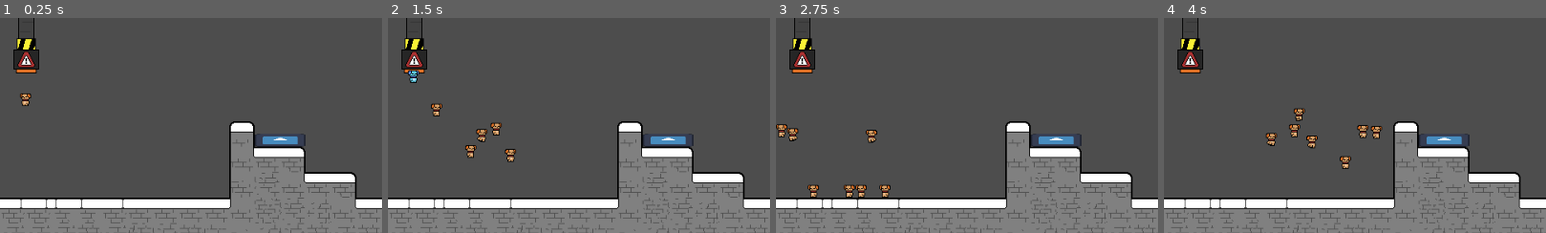
Above: before the commit, frames 1-4 (left to right).
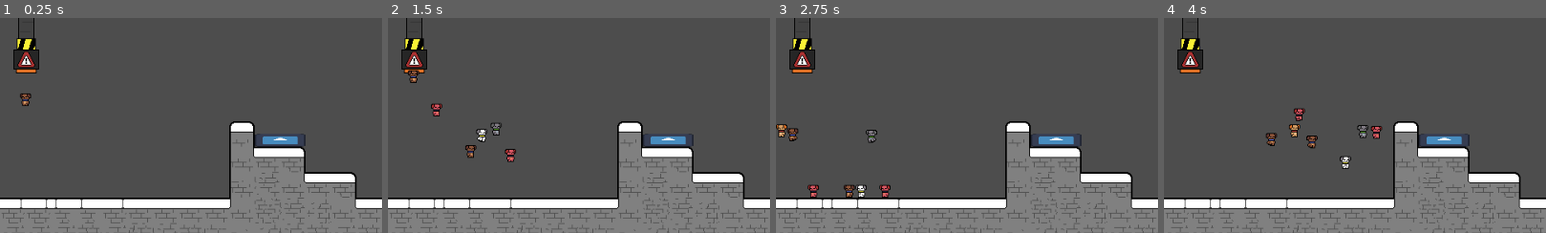
Above: after the commit, the same moments.

Repository: NanoMars/slime-game
Game: Godot game, scene res://game/levels/level_1.tscn
Same seed, same stepped clock (60 frames per second), same inputs: the game is played once before the commit and once after it. The engine's default icon, where the game draws it, is replaced by a stand-in: a white triangle on a blue panel in a dark square. Sound files missing from this copy of the repository are replaced by a short silence.
Inputs:
- Up to frame 1 (0.25 s): no input
- Up to frame 2 (1.5 s): hold W (jump) 0.53-1.28 s; hold D (move_right) from 0.53 s (still down); tap W (jump) at 1.35 s
- Up to frame 3 (2.75 s): tap W (jump) at 1.52, 1.82 s; release D (move_right) at 2.03 s; hold A (move_left) from 2.03 s (still down); hold W (jump) from 2.03 s (still down)
- Up to frame 4 (4 s): release A (move_left) at 2.78 s; release W (jump) at 2.78 s; hold D (move_right) from 2.78 s (still down); tap W (jump) at 2.85, 3.02, 3.32 s; hold W (jump) from 3.53 s (still down)
The pictures show only the part of the screen within x 0-50%, y 29-79%; the shares and areas given below are measured in that part.

The runs differ from the first frame. In frame 1, less than 0.1% of the frame differs, in the area x 5-8%, y 35-41%; in frame 2, 0.5%, in the area x 5-34%, y 24-67%; in frame 3, 0.5%; in frame 4, 0.5%.
Error in both runs: Attempt to call function 'get_theme_stylebox' in base 'null instance' on a null instance. (res://logic/button/button.gd:44)

Commit message:
more assets

Diff:
--- a/player/player.tscn
+++ b/player/player.tscn
@@ -47,6 +47,179 @@
 stream_13/stream = ExtResource("8_bjvpn")
 stream_14/stream = ExtResource("9_s7qer")
 
+[sub_resource type="Animation" id="Animation_bjvpn"]
+length = 0.001
+tracks/0/type = "value"
+tracks/0/imported = false
+tracks/0/enabled = true
+tracks/0/path = NodePath("Sprite2D:scale")
+tracks/0/interp = 1
+tracks/0/loop_wrap = true
+tracks/0/keys = {
+"times": PackedFloat32Array(0),
+"transitions": PackedFloat32Array(1),
+"update": 0,
+"values": [Vector2(1, 1)]
+}
+tracks/1/type = "value"
+tracks/1/imported = false
+tracks/1/enabled = true
+tracks/1/path = NodePath("Sprite2D:frame_coords:x")
+tracks/1/interp = 1
+tracks/1/loop_wrap = true
+tracks/1/keys = {
+"times": PackedFloat32Array(0),
+"transitions": PackedFloat32Array(1),
+"update": 1,
+"values": [0]
+}
+
+[sub_resource type="Animation" id="Animation_knn7v"]
+resource_name = "idle_left"
+length = 0.1
+step = 0.15
+tracks/0/type = "value"
+tracks/0/imported = false
+tracks/0/enabled = true
+tracks/0/path = NodePath("Sprite2D:scale")
+tracks/0/interp = 1
+tracks/0/loop_wrap = true
+tracks/0/keys = {
+"times": PackedFloat32Array(0),
+"transitions": PackedFloat32Array(1),
+"update": 0,
+"values": [Vector2(-1, 1)]
+}
+tracks/1/type = "value"
+tracks/1/imported = false
+tracks/1/enabled = true
+tracks/1/path = NodePath("Sprite2D:frame_coords:x")
+tracks/1/interp = 1
+tracks/1/loop_wrap = true
+tracks/1/keys = {
+"times": PackedFloat32Array(0),
+"transitions": PackedFloat32Array(1),
+"update": 1,
+"values": [0]
+}
+
+[sub_resource type="Animation" id="Animation_g4c7l"]
+resource_name = "idle_right"
+length = 0.1
+step = 0.15
+tracks/0/type = "value"
+tracks/0/imported = false
+tracks/0/enabled = true
+tracks/0/path = NodePath("Sprite2D:scale")
+tracks/0/interp = 1
+tracks/0/loop_wrap = true
+tracks/0/keys = {
+"times": PackedFloat32Array(0),
+"transitions": PackedFloat32Array(1),
+"update": 0,
+"values": [Vector2(1, 1)]
+}
+tracks/1/type = "value"
+tracks/1/imported = false
+tracks/1/enabled = true
+tracks/1/path = NodePath("Sprite2D:frame_coords:x")
+tracks/1/interp = 1
+tracks/1/loop_wrap = true
+tracks/1/keys = {
+"times": PackedFloat32Array(0),
+"transitions": PackedFloat32Array(1),
+"update": 1,
+"values": [0]
+}
+
+[sub_resource type="Animation" id="Animation_uw77l"]
+resource_name = "jump_left"
+length = 0.4
+step = 0.1
+tracks/0/type = "value"
+tracks/0/imported = false
+tracks/0/enabled = true
+tracks/0/path = NodePath("Sprite2D:scale")
+tracks/0/interp = 1
+tracks/0/loop_wrap = true
+tracks/0/keys = {
+"times": PackedFloat32Array(0),
+"transitions": PackedFloat32Array(1),
+"update": 0,
+"values": [Vector2(-1, 1)]
+}
+tracks/1/type = "value"
+tracks/1/imported = false
+tracks/1/enabled = true
+tracks/1/path = NodePath("Sprite2D:frame_coords:x")
+tracks/1/interp = 1
+tracks/1/loop_wrap = true
+tracks/1/keys = {
+"times": PackedFloat32Array(0, 0.20000005),
+"transitions": PackedFloat32Array(1, 1),
+"update": 1,
+"values": [4, 5]
+}
+
+[sub_resource type="Animation" id="Animation_7pqkx"]
+resource_name = "jump_right"
+length = 0.4
+step = 0.15
+tracks/0/type = "value"
+tracks/0/imported = false
+tracks/0/enabled = true
+tracks/0/path = NodePath("Sprite2D:scale")
+tracks/0/interp = 1
+tracks/0/loop_wrap = true
+tracks/0/keys = {
+"times": PackedFloat32Array(0),
+"transitions": PackedFloat32Array(1),
+"update": 0,
+"values": [Vector2(1, 1)]
+}
+tracks/1/type = "value"
+tracks/1/imported = false
+tracks/1/enabled = true
+tracks/1/path = NodePath("Sprite2D:frame_coords:x")
+tracks/1/interp = 1
+tracks/1/loop_wrap = true
+tracks/1/keys = {
+"times": PackedFloat32Array(0, 0.20000005),
+"transitions": PackedFloat32Array(1, 1),
+"update": 1,
+"values": [4, 5]
+}
+
+[sub_resource type="Animation" id="Animation_s7qer"]
+resource_name = "run_left"
+length = 0.4
+loop_mode = 1
+step = 0.1
+tracks/0/type = "value"
+tracks/0/imported = false
+tracks/0/enabled = true
+tracks/0/path = NodePath("Sprite2D:scale")
+tracks/0/interp = 1
+tracks/0/loop_wrap = true
+tracks/0/keys = {
+"times": PackedFloat32Array(0),
+"transitions": PackedFloat32Array(1),
+"update": 0,
+"values": [Vector2(-1, 1)]
+}
+tracks/1/type = "value"
+tracks/1/imported = false
+tracks/1/enabled = true
+tracks/1/path = NodePath("Sprite2D:frame_coords:x")
+tracks/1/interp = 1
+tracks/1/loop_wrap = true
+tracks/1/keys = {
+"times": PackedFloat32Array(0, 0.099999994, 0.2, 0.3),
+"transitions": PackedFloat32Array(1, 1, 1, 1),
+"update": 1,
+"values": [0, 1, 2, 3]
+}
+
 [sub_resource type="Animation" id="Animation_x7c3f"]
 resource_name = "run_right"
 length = 0.4
@@ -67,187 +240,14 @@
 tracks/1/type = "value"
 tracks/1/imported = false
 tracks/1/enabled = true
-tracks/1/path = NodePath("Sprite2D:frame_coords")
-tracks/1/interp = 1
-tracks/1/loop_wrap = true
-tracks/1/keys = {
-"times": PackedFloat32Array(0, 0.1, 0.2, 0.3),
+tracks/1/path = NodePath("Sprite2D:frame_coords:x")
+tracks/1/interp = 1
+tracks/1/loop_wrap = true
+tracks/1/keys = {
+"times": PackedFloat32Array(0, 0.099999994, 0.2, 0.3),
 "transitions": PackedFloat32Array(1, 1, 1, 1),
 "update": 1,
-"values": [Vector2i(0, 0), Vector2i(1, 0), Vector2i(2, 0), Vector2i(3, 0)]
-}
-
-[sub_resource type="Animation" id="Animation_bjvpn"]
-length = 0.001
-tracks/0/type = "value"
-tracks/0/imported = false
-tracks/0/enabled = true
-tracks/0/path = NodePath("Sprite2D:scale")
-tracks/0/interp = 1
-tracks/0/loop_wrap = true
-tracks/0/keys = {
-"times": PackedFloat32Array(0),
-"transitions": PackedFloat32Array(1),
-"update": 0,
-"values": [Vector2(1, 1)]
-}
-tracks/1/type = "value"
-tracks/1/imported = false
-tracks/1/enabled = true
-tracks/1/path = NodePath("Sprite2D:frame_coords")
-tracks/1/interp = 1
-tracks/1/loop_wrap = true
-tracks/1/keys = {
-"times": PackedFloat32Array(0),
-"transitions": PackedFloat32Array(1),
-"update": 1,
-"values": [Vector2i(0, 0)]
-}
-
-[sub_resource type="Animation" id="Animation_s7qer"]
-resource_name = "run_left"
-length = 0.4
-loop_mode = 1
-step = 0.15
-tracks/0/type = "value"
-tracks/0/imported = false
-tracks/0/enabled = true
-tracks/0/path = NodePath("Sprite2D:scale")
-tracks/0/interp = 1
-tracks/0/loop_wrap = true
-tracks/0/keys = {
-"times": PackedFloat32Array(0),
-"transitions": PackedFloat32Array(1),
-"update": 0,
-"values": [Vector2(-1, 1)]
-}
-tracks/1/type = "value"
-tracks/1/imported = false
-tracks/1/enabled = true
-tracks/1/path = NodePath("Sprite2D:frame_coords")
-tracks/1/interp = 1
-tracks/1/loop_wrap = true
-tracks/1/keys = {
-"times": PackedFloat32Array(0, 0.1, 0.2, 0.3),
-"transitions": PackedFloat32Array(1, 1, 1, 1),
-"update": 1,
-"values": [Vector2i(0, 0), Vector2i(1, 0), Vector2i(2, 0), Vector2i(3, 0)]
-}
-
-[sub_resource type="Animation" id="Animation_g4c7l"]
-resource_name = "idle_right"
-length = 0.1
-step = 0.15
-tracks/0/type = "value"
-tracks/0/imported = false
-tracks/0/enabled = true
-tracks/0/path = NodePath("Sprite2D:frame_coords")
-tracks/0/interp = 1
-tracks/0/loop_wrap = true
-tracks/0/keys = {
-"times": PackedFloat32Array(0),
-"transitions": PackedFloat32Array(1),
-"update": 1,
-"values": [Vector2i(0, 0)]
-}
-tracks/1/type = "value"
-tracks/1/imported = false
-tracks/1/enabled = true
-tracks/1/path = NodePath("Sprite2D:scale")
-tracks/1/interp = 1
-tracks/1/loop_wrap = true
-tracks/1/keys = {
-"times": PackedFloat32Array(0),
-"transitions": PackedFloat32Array(1),
-"update": 0,
-"values": [Vector2(1, 1)]
-}
-
-[sub_resource type="Animation" id="Animation_knn7v"]
-resource_name = "idle_left"
-length = 0.1
-step = 0.15
-tracks/0/type = "value"
-tracks/0/imported = false
-tracks/0/enabled = true
-tracks/0/path = NodePath("Sprite2D:frame_coords")
-tracks/0/interp = 1
-tracks/0/loop_wrap = true
-tracks/0/keys = {
-"times": PackedFloat32Array(0),
-"transitions": PackedFloat32Array(1),
-"update": 1,
-"values": [Vector2i(0, 0)]
-}
-tracks/1/type = "value"
-tracks/1/imported = false
-tracks/1/enabled = true
-tracks/1/path = NodePath("Sprite2D:scale")
-tracks/1/interp = 1
-tracks/1/loop_wrap = true
-tracks/1/keys = {
-"times": PackedFloat32Array(0),
-"transitions": PackedFloat32Array(1),
-"update": 0,
-"values": [Vector2(-1, 1)]
-}
-
-[sub_resource type="Animation" id="Animation_7pqkx"]
-resource_name = "jump_right"
-length = 0.4
-step = 0.15
-tracks/0/type = "value"
-tracks/0/imported = false
-tracks/0/enabled = true
-tracks/0/path = NodePath("Sprite2D:scale")
-tracks/0/interp = 1
-tracks/0/loop_wrap = true
-tracks/0/keys = {
-"times": PackedFloat32Array(0),
-"transitions": PackedFloat32Array(1),
-"update": 0,
-"values": [Vector2(1, 1)]
-}
-tracks/1/type = "value"
-tracks/1/imported = false
-tracks/1/enabled = true
-tracks/1/path = NodePath("Sprite2D:frame_coords")
-tracks/1/interp = 1
-tracks/1/loop_wrap = true
-tracks/1/keys = {
-"times": PackedFloat32Array(0, 0.2),
-"transitions": PackedFloat32Array(1, 1),
-"update": 1,
-"values": [Vector2i(4, 0), Vector2i(5, 0)]
-}
-
-[sub_resource type="Animation" id="Animation_uw77l"]
-resource_name = "jump_left"
-length = 0.4
-step = 0.15
-tracks/0/type = "value"
-tracks/0/imported = false
-tracks/0/enabled = true
-tracks/0/path = NodePath("Sprite2D:scale")
-tracks/0/interp = 1
-tracks/0/loop_wrap = true
-tracks/0/keys = {
-"times": PackedFloat32Array(0),
-"transitions": PackedFloat32Array(1),
-"update": 0,
-"values": [Vector2(-1, 1)]
-}
-tracks/1/type = "value"
-tracks/1/imported = false
-tracks/1/enabled = true
-tracks/1/path = NodePath("Sprite2D:frame_coords")
-tracks/1/interp = 1
-tracks/1/loop_wrap = true
-tracks/1/keys = {
-"times": PackedFloat32Array(0, 0.2),
-"transitions": PackedFloat32Array(1, 1),
-"update": 1,
-"values": [Vector2i(4, 0), Vector2i(5, 0)]
+"values": [0, 1, 2, 3]
 }
 
 [sub_resource type="AnimationLibrary" id="AnimationLibrary_s7qer"]
Binary file added: assets/acid.png
Not shown, added: assets/acid.png.import
Binary file added: assets/honey.png
Not shown, added: assets/honey.png.import
Binary file changed: assets/saw.png
Binary file changed: player/player-Sheet.png
